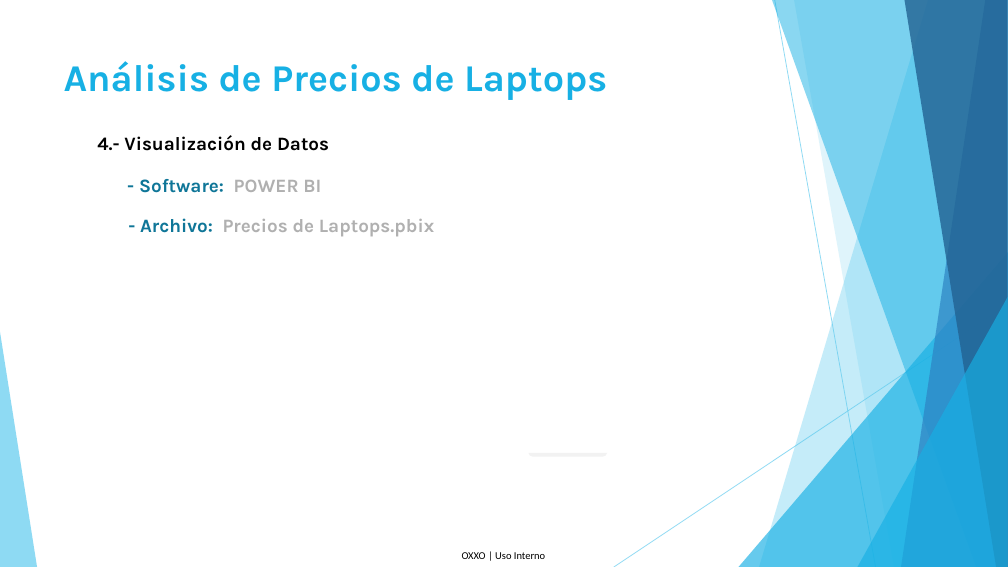
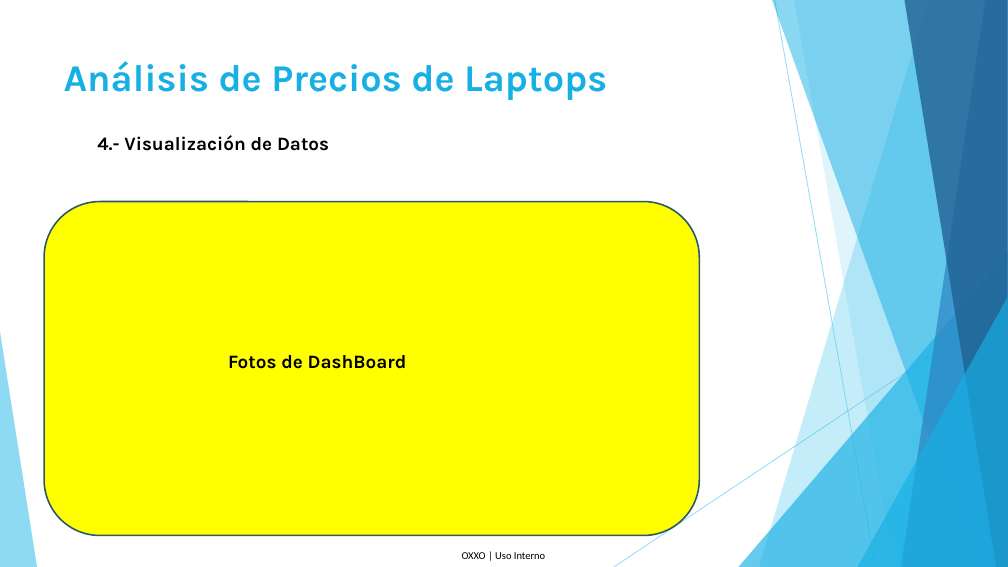
Before and after one commit to pinefox8383/Proyecto_Final_Diplomado, a slide deck: slide 9 of Presentación.pptx. Drawn at 1008x567 pixels with LibreOffice and Linux fonts; fonts in the diff are those of the drawing. Boxes give left, top, right and bottom in pixels: in the first picture for what was removed or moved away, otherwise in the second. Text is boxed around its words. In the diff, an @@ line names an element or a change of style, - is before the commit and + after.

```diff
--- a/Presentación.pptx
+++ b/Presentación.pptx
@@ text removed at [139,179,321,193] @@
-- Software: POWER BI
@@ rounded rectangle added at [44,202,699,536], fill #FFFF00, outline #2A5969 1.5 pt @@
@@ text removed at [140,218,434,236] @@
-- Archivo: Precios de Laptops.pbix
@@ text added at [228,355,407,369], 18 pt, text #000000, bold @@
+Fotos de DashBoard
@@ freeform shape removed at [529,453,607,457] @@
```
Also in this commit, not shown: 1 other slide changed.
